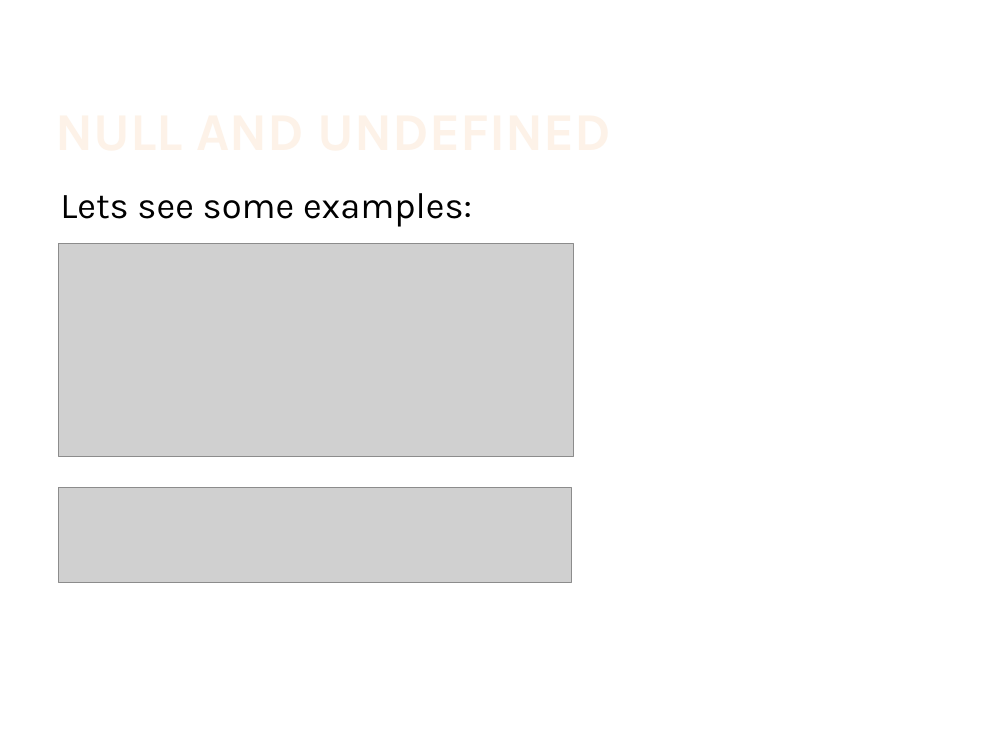
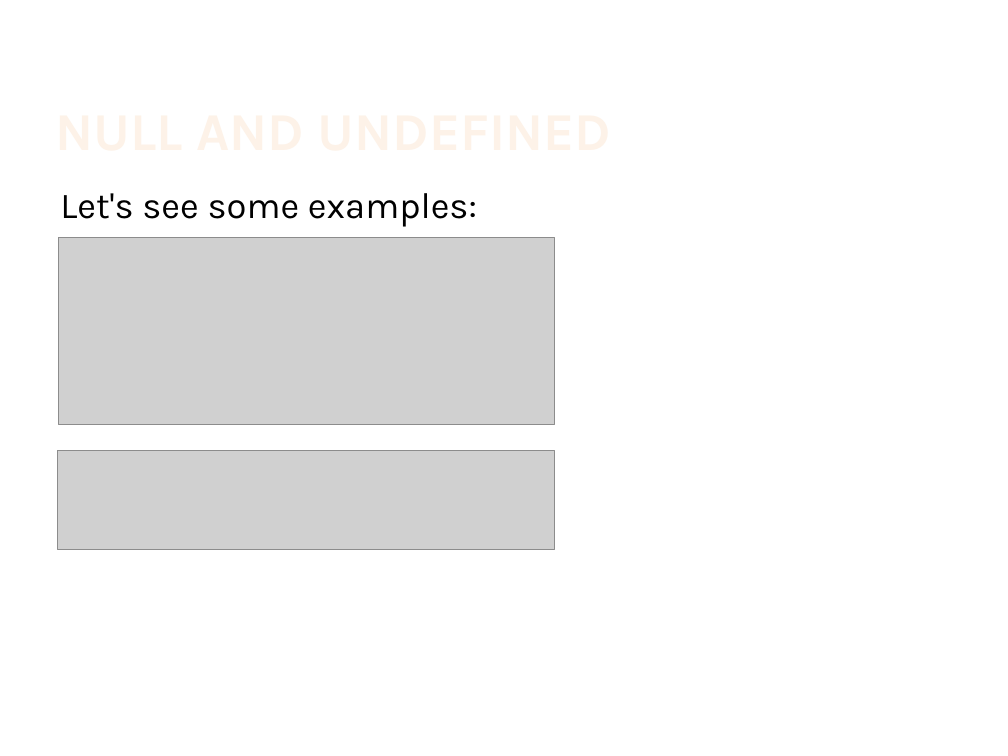
Before and after one commit to IsraelZablianov/TypeScript-Course, a slide deck: slide 10 of Advanced Es6 & TypeScript.pptx (slide 9 before the commit). Drawn at 1008x756 pixels with LibreOffice and Linux fonts; fonts in the diff are those of the drawing; grey boxes stand for pictures; background and template pictures are left out. Boxes give left, top, right and bottom in pixels: in the first picture for what was removed or moved away, otherwise in the second. Text is boxed around its words. In the diff, an @@ line names an element or a change of style, - is before the commit and + after.

```diff
--- a/Advanced Es6 & TypeScript.pptx
+++ b/Advanced Es6 & TypeScript.pptx
@@ text at <box>60,193,477,227</box>: text changed @@
-Lets see some examples:
+Let's see some examples:
@@ picture: place and size @@
-picture at <box>58,244,573,457</box>
+picture at <box>58,237,554,424</box>
@@ picture added at <box>57,451,554,550</box> @@
@@ picture removed at <box>58,487,571,583</box> @@
```
Also in this commit, not shown: 13 other slides changed, 3 slides added.
